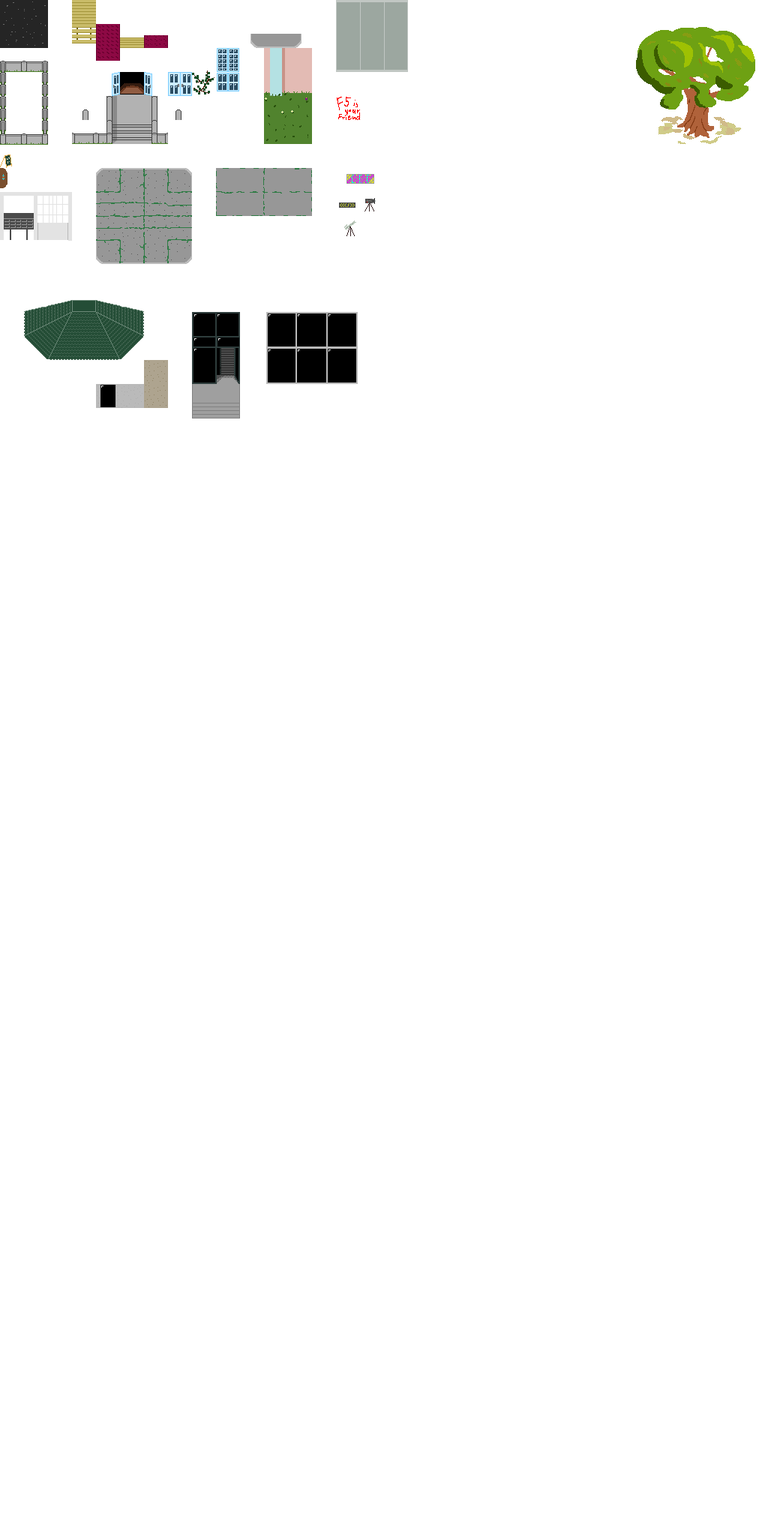
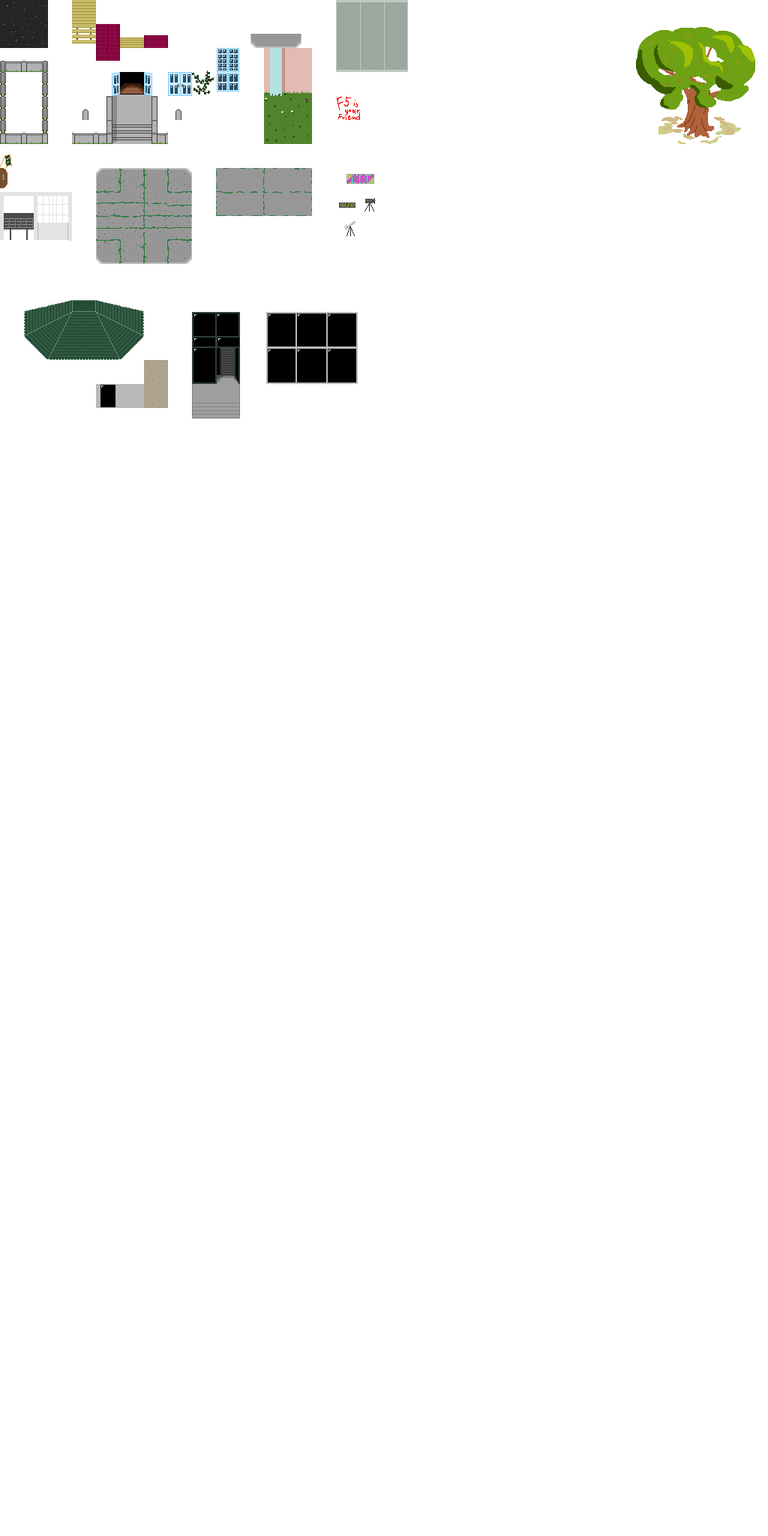
Comparing the layer stacks of the two 768 × 1536 images. Changes:
painted on "asphalt" over (x1=0, y1=132, x2=48, y2=145)
painted on "walls" over (x1=0, y1=132, x2=48, y2=145)
painted on "pavement" over (x1=0, y1=132, x2=48, y2=145)
painted on "roofs" over (x1=0, y1=132, x2=48, y2=145)
painted on "stairs, doors, fences" over (x1=0, y1=132, x2=48, y2=145)
painted on "doors, stairs" over (x1=0, y1=132, x2=48, y2=145)
painted on "windows" (2nd of 2, in "haus b") over (x1=0, y1=132, x2=48, y2=145)
painted on "ecce" over (x1=0, y1=132, x2=48, y2=145)
